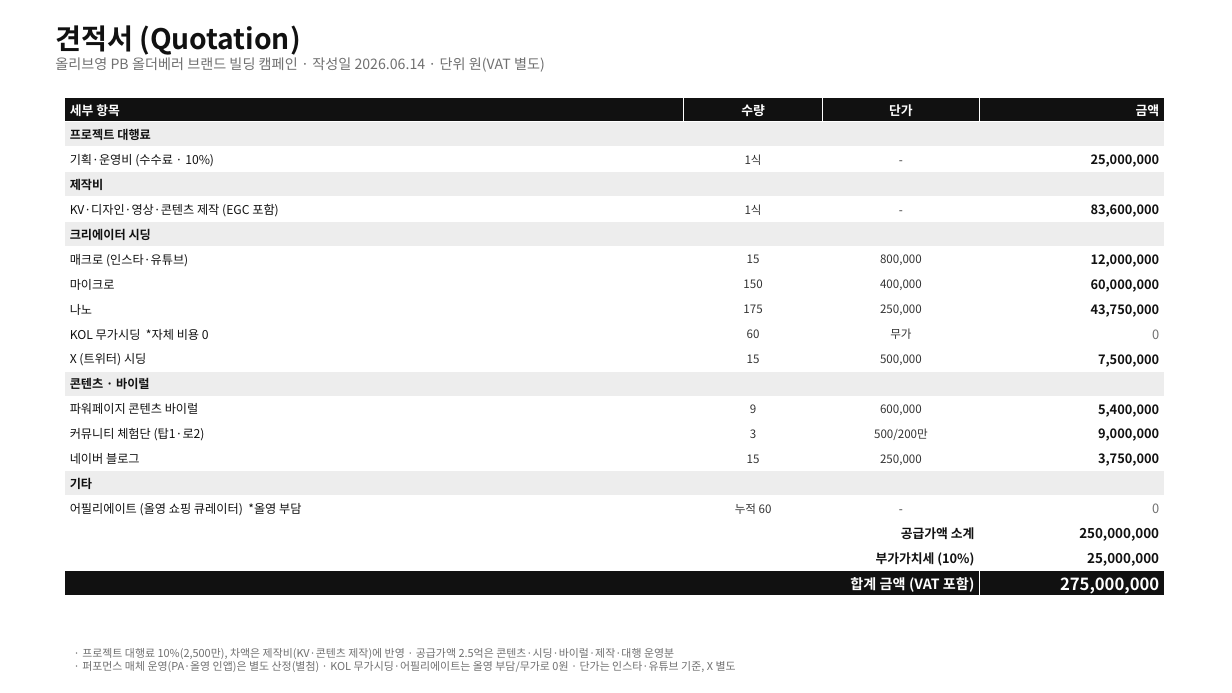
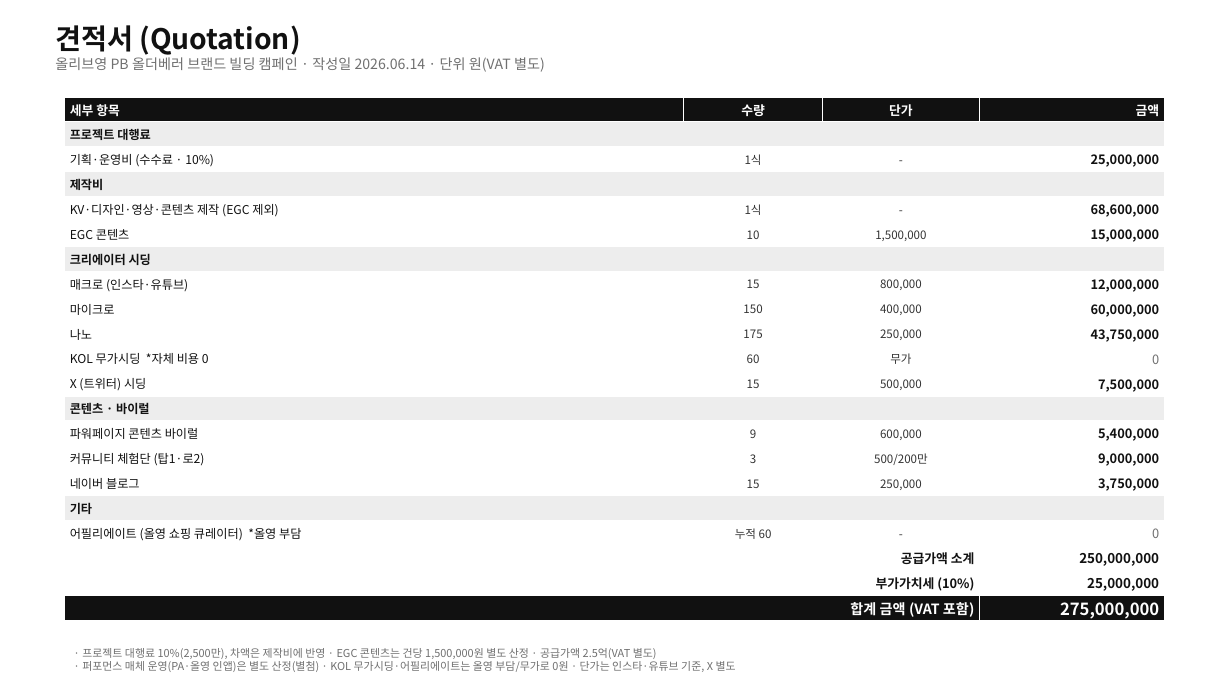
Before and after one commit to bat-han-26/oy_all-the-better_proposal, a slide deck: slide 2 of proposal/올더베러_액션플랜_견적서_편집용.pptx. Drawn at 1232x693 pixels with LibreOffice and Linux fonts; fonts in the diff are those of the drawing. Boxes give left, top, right and bottom in pixels: in the first picture for what was removed or moved away, otherwise in the second. Text is boxed around its words. In the diff, an @@ line names an element or a change of style, - is before the commit and + after.

Commit message:
편집용 PPT 수정: EGC 건당 150만 분리(견적서 제작비 EGC 제외 68.6M + EGC 15M), 캘린더 단가 표기 사용자 포맷(800,000 원 등) 매칭

```diff
--- a/proposal/올더베러_액션플랜_견적서_편집용.pptx
+++ b/proposal/올더베러_액션플랜_견적서_편집용.pptx
@@ table at <box>65,97,1165,625</box> @@
-row 5: KV·디자인·영상·콘텐츠 제작 (EGC 포함) | 1식 | - | 83,600,000
+row 5: KV·디자인·영상·콘텐츠 제작 (EGC 제외) | 1식 | - | 68,600,000
+row 6: EGC 콘텐츠 | 10 | 1,500,000 | 15,000,000
@@ text at <box>82,648,657,659</box>: text changed @@
-· 프로젝트 대행료 10%(2,500만), 차액은 제작비(KV·콘텐츠 제작)에 반영 · 공급가액 2.5억은 콘텐츠·시딩·바이럴·제작·대행 운영분
+· 프로젝트 대행료 10%(2,500만), 차액은 제작비에 반영 · EGC 콘텐츠는 건당 1,500,000원 별도 산정 · 공급가액 2.5억(VAT 별도)
```
Also in this commit, not shown: 1 other slide changed, 1 other file.
